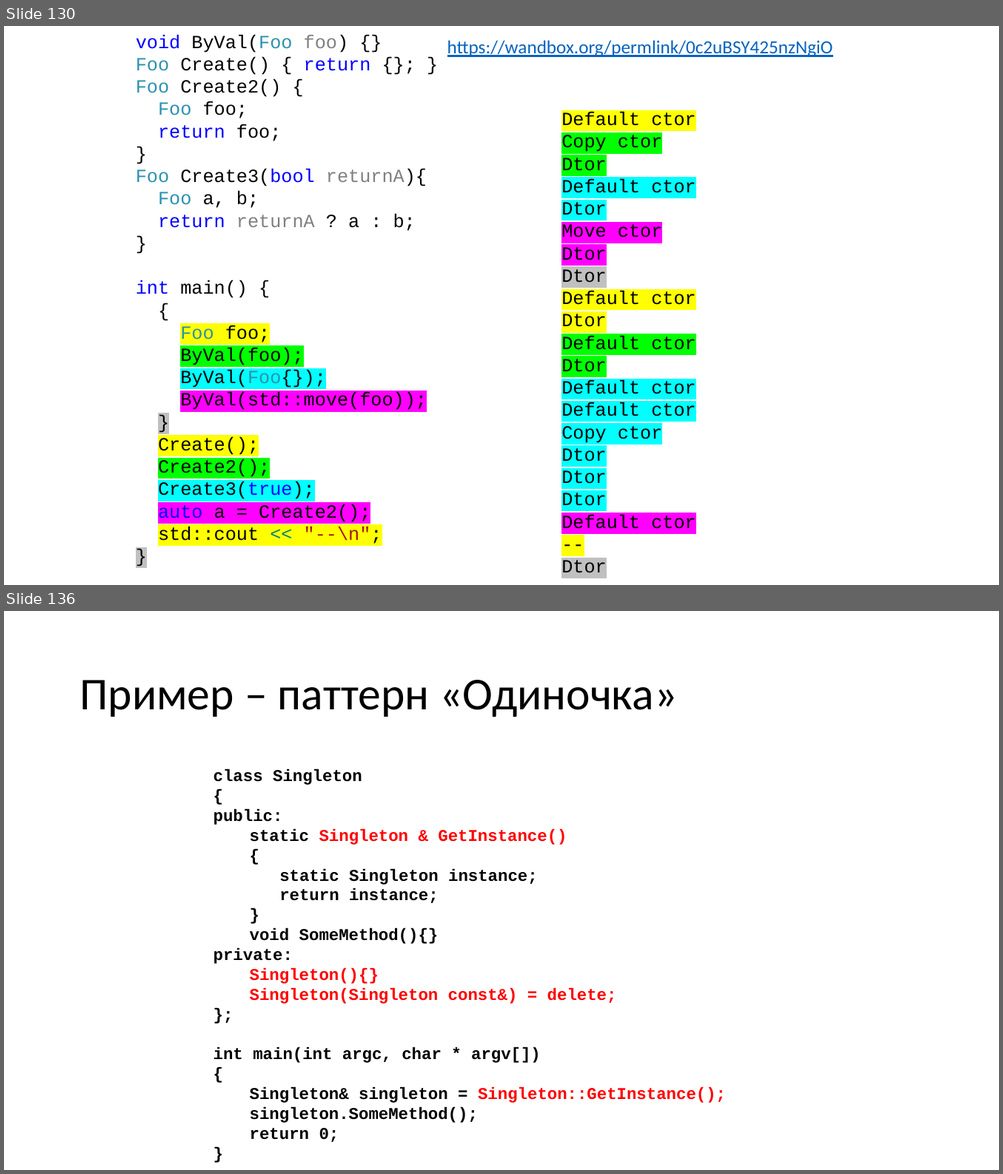
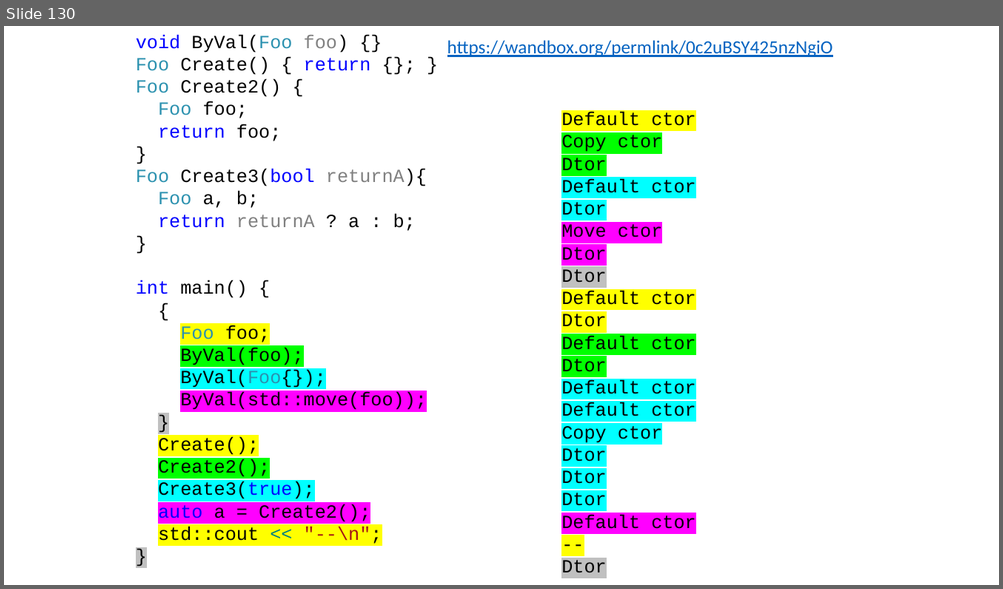
Before and after one commit to alexey-malov/oop, a slide deck: lectures/02/Основы ООП.pptx. Shown one above the other, each under a label of ours: slides 130 and 136 before the commit, slide 130 after it; the slides between them are not shown. The pictures are 1003x1174 and 1003x589 pixels, drawn with LibreOffice and Linux fonts; fonts in the diff are those of the drawing. Boxes give left, top, right and bottom in pixels: in the first picture for what was removed or moved away, otherwise in the second. Text is boxed around its words. In the diff, an @@ line names an element or a change of style, - is before the commit and + after.

```diff
--- a/lectures/02/Основы ООП.pptx
+++ b/lectures/02/Основы ООП.pptx
@@ slide 136 removed at (4,611,999,1170), background #FFFFFF @@
@@ title removed at (79,680,677,717) @@
-Пример – паттерн «Одиночка»
@@ text removed at (213,769,726,1142) @@
-class Singleton
-{
-public:
-static Singleton & GetInstance()
-{
-static Singleton instance;
-return instance;
-}
-void SomeMethod(){}
-private:
-Singleton(){}
-Singleton(Singleton const&) = delete;
-};
-int main(int argc, char * argv[])
-{
-Singleton& singleton = Singleton::GetInstance();
-singleton.SomeMethod();
-return 0;
-}
```
Also in this commit, not shown: 7 slides changed, 11 slides added, 4 other slides removed.
